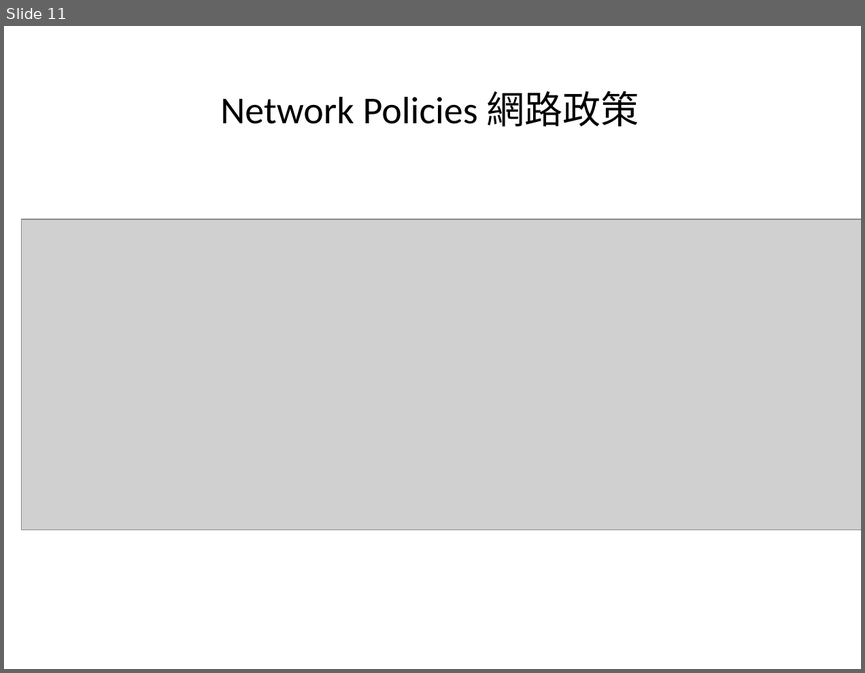
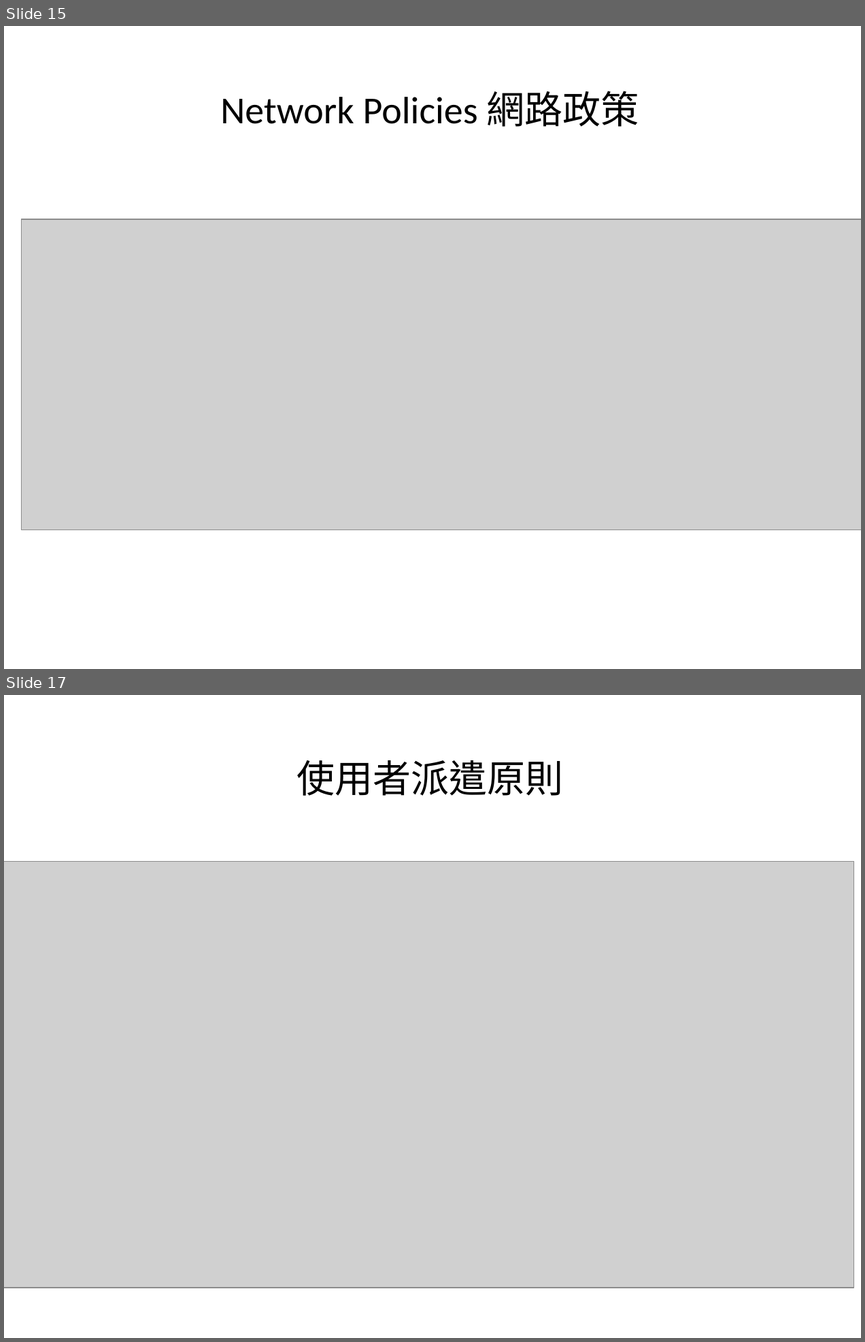
Before and after one commit to 4080E68/S108001484, a slide deck: 0329/0329.pptx. Shown one above the other, each under a label of ours: slide 11 before the commit, slides 15 and 17 after it; the slides between them are not shown. The pictures are 865x673 and 865x1342 pixels, drawn with LibreOffice and Linux fonts; fonts in the diff are those of the drawing; grey boxes stand for pictures. Boxes give left, top, right and bottom in pixels: in the first picture for what was removed or moved away, otherwise in the second. Text is boxed around its words. In the diff, an @@ line names an element or a change of style, - is before the commit and + after.

```diff
--- a/0329/0329.pptx
+++ b/0329/0329.pptx
@@ slide 17 added at bbox=[4, 695, 861, 1338], background #FFFFFF @@
@@ text added at bbox=[296, 760, 563, 796], 32 pt, text #000000 @@
+使用者派遣原則
@@ picture added at bbox=[4, 861, 853, 1288] @@
@@ what was slide 11 is now slide 15 @@
```
Also in this commit, not shown: 13 other slides added, 1 slide removed.
